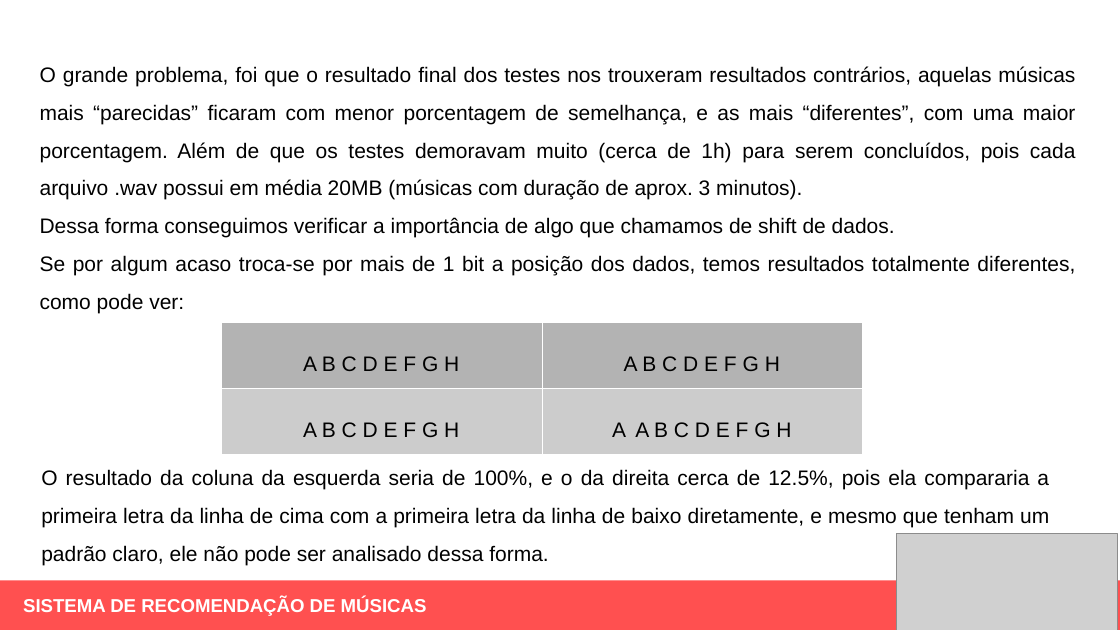
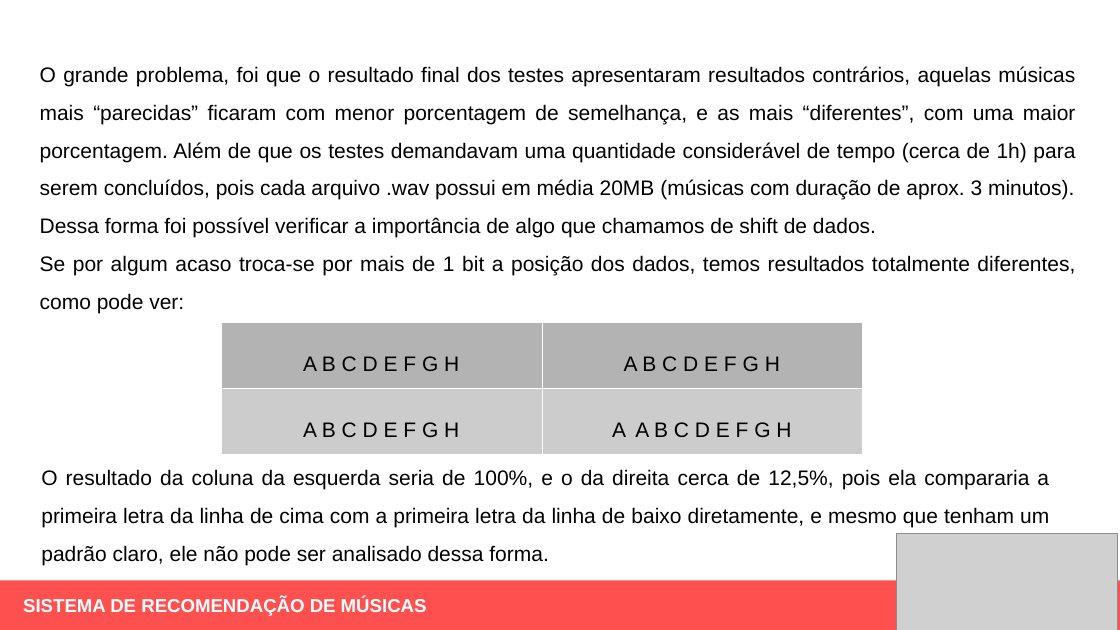
Before and after one commit to ItanuRomero/ICMusicBinary, a slide deck: slide 5 of 4aMostraEPE/MostraDigitalEPE_modelo-Pesquisa.pptx. Drawn at 1120x630 pixels with LibreOffice and Linux fonts; fonts in the diff are those of the drawing; grey boxes stand for pictures. Boxes give left, top, right and bottom in pixels: in the first picture for what was removed or moved away, otherwise in the second. Text is boxed around its words. In the diff, an @@ line names an element or a change of style, - is before the commit and + after.

```diff
--- a/4aMostraEPE/MostraDigitalEPE_modelo-Pesquisa.pptx
+++ b/4aMostraEPE/MostraDigitalEPE_modelo-Pesquisa.pptx
@@ text at <box>40,66,1075,238</box>: text changed @@
-O grande problema, foi que o resultado final dos testes nos trouxeram resultados contrários, aquelas músicas mais “parecidas” ficaram com menor porcentagem de semelhança, e as mais “diferentes”, com uma maior porcentagem. Além de que os testes demoravam muito (cerca de 1h) para serem concluídos, pois cada arquivo .wav possui em média 20MB (músicas com duração de aprox. 3 minutos).
-Dessa forma conseguimos verificar a importância de algo que chamamos de shift de dados.
+O grande problema, foi que o resultado final dos testes apresentaram resultados contrários, aquelas músicas mais “parecidas” ficaram com menor porcentagem de semelhança, e as mais “diferentes”, com uma maior porcentagem. Além de que os testes demandavam uma quantidade considerável de tempo (cerca de 1h) para serem concluídos, pois cada arquivo .wav possui em média 20MB (músicas com duração de aprox. 3 minutos).
+Dessa forma foi possível verificar a importância de algo que chamamos de shift de dados.
@@ text at <box>41,469,1049,565</box>: text changed @@
-O resultado da coluna da esquerda seria de 100%, e o da direita cerca de 12.5%, pois ela compararia a primeira letra da linha de cima com a primeira letra da linha de baixo diretamente, e mesmo que tenham um padrão claro, ele não pode ser analisado dessa forma.
+O resultado da coluna da esquerda seria de 100%, e o da direita cerca de 12,5%, pois ela compararia a primeira letra da linha de cima com a primeira letra da linha de baixo diretamente, e mesmo que tenham um padrão claro, ele não pode ser analisado dessa forma.
```
Also in this commit, not shown: 6 other slides changed.
